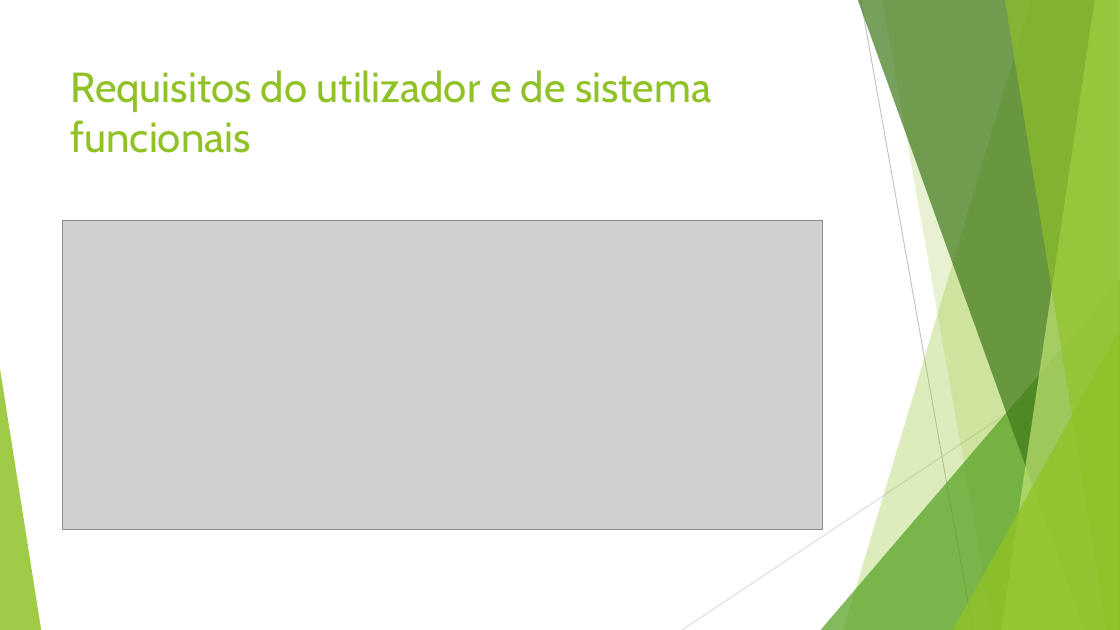
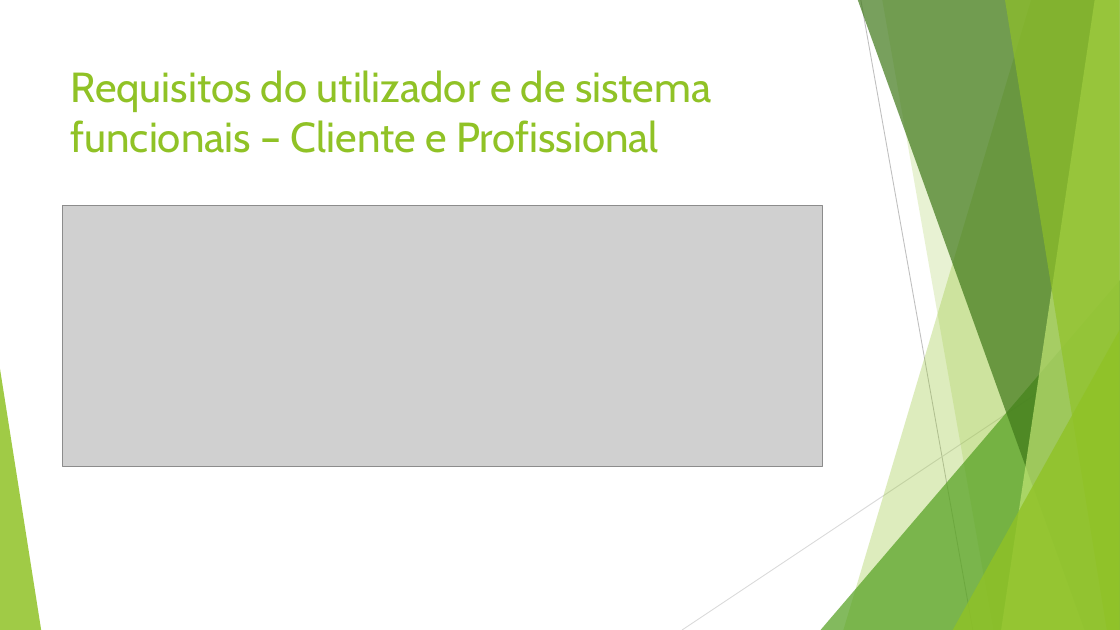
Before and after one commit to vitorjrc/babysitting-system, a slide deck: slide 24 of relatorio/Fase 2/LI4.pptx (slide 28 before the commit). Drawn at 1120x630 pixels with LibreOffice and Linux fonts; fonts in the diff are those of the drawing; grey boxes stand for pictures. Boxes give left, top, right and bottom in pixels: in the first picture for what was removed or moved away, otherwise in the second. Text is boxed around its words. In the diff, an @@ line names an element or a change of style, - is before the commit and + after.

```diff
--- a/relatorio/Fase 2/LI4.pptx
+++ b/relatorio/Fase 2/LI4.pptx
@@ title at box(71, 70, 711, 153): text changed @@
-Requisitos do utilizador e de sistema funcionais
+Requisitos do utilizador e de sistema funcionais – Cliente e Profissional
@@ picture: place and size @@
-picture at box(62, 221, 823, 530)
+picture at box(62, 206, 823, 466)
```
Also in this commit, not shown: 10 other slides changed, 6 slides added, 7 slides removed.
